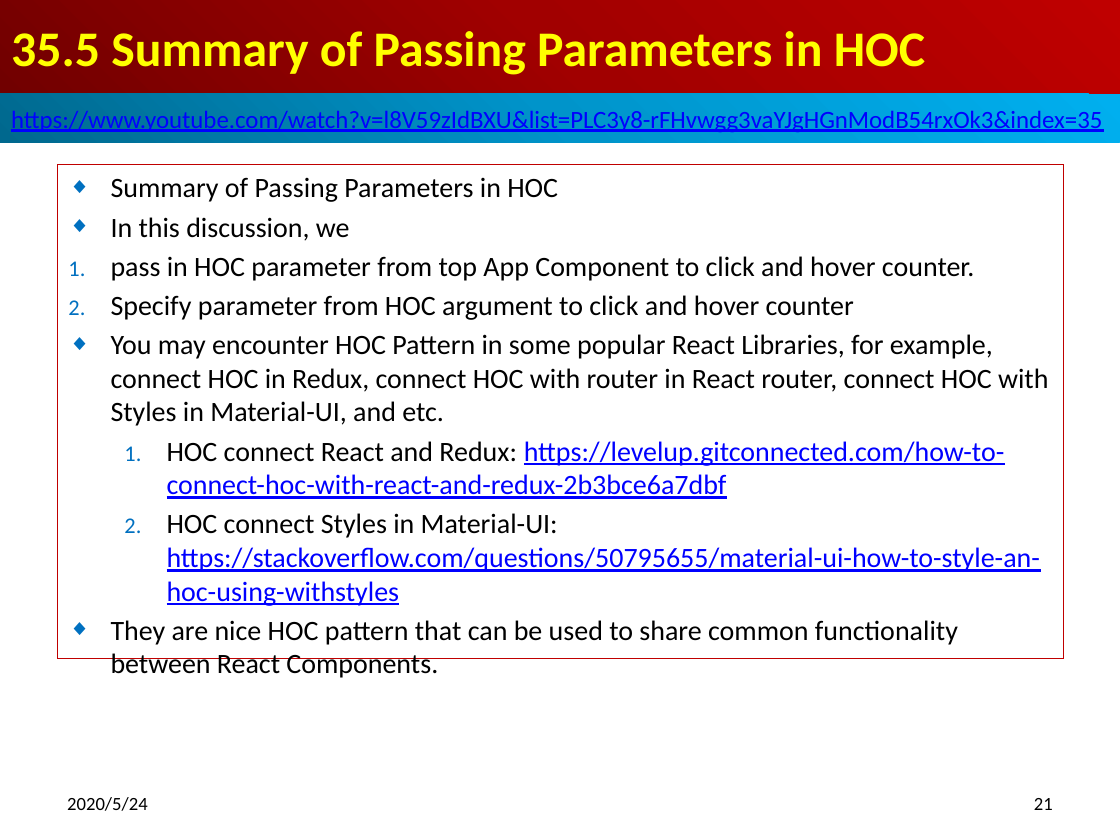
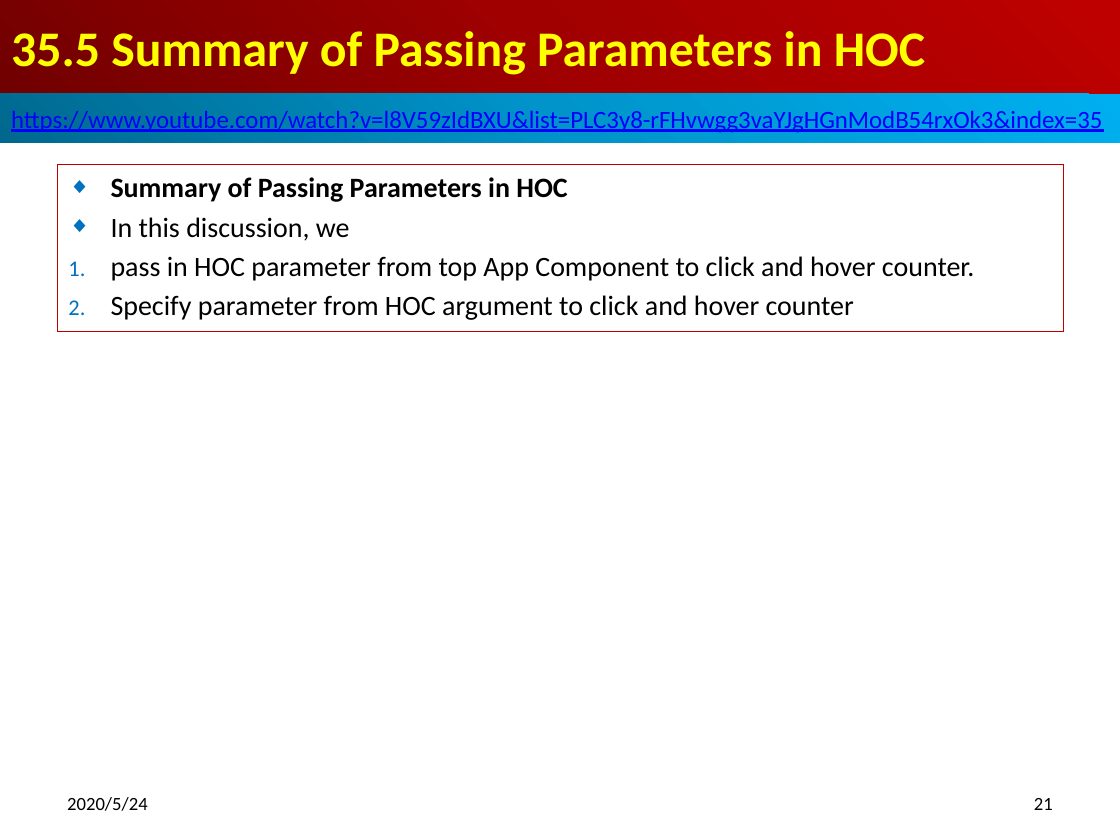
Before and after one commit to peterhchen/800-React-Hook, a slide deck: slide 21 of 35_HOC3.pptx. Drawn at 1120x840 pixels with LibreOffice and Linux fonts; fonts in the diff are those of the drawing. Boxes give left, top, right and bottom in pixels: in the first picture for what was removed or moved away, otherwise in the second. Text is boxed around its words. In the diff, an @@ line names an element or a change of style, - is before the commit and + after.

```diff
--- a/35_HOC3.pptx
+++ b/35_HOC3.pptx
@@ subtitle "Summary of Passing Parameters in ...": place and size @@
-subtitle "Summary of Passing Parameters in ..." at [57,165,1064,659]
+subtitle "Summary of Passing Parameters in ..." at [57,165,1064,333]
@@ subtitle at [111,177,567,202]: bold on in "Summary of Passing Parameters in HOC" @@
@@ subtitle at [111,334,1048,674]: paragraphs removed @@
-◆ You may encounter HOC Pattern in some popular React Libraries, for example, connect HOC in Redux, connect HOC with router in React router, connect HOC with Styles in Material-UI, and etc.
-  1. HOC connect React and Redux: https://levelup.gitconnected.com/how-to-connect-hoc-with-react-and-redux-2b3bce6a7dbf
-  2. HOC connect Styles in Material-UI: https://stackoverflow.com/questions/50795655/material-ui-how-to-style-an-hoc-using-withstyles
-◆ They are nice HOC pattern that can be used to share common functionality between React Components.
```
Also in this commit, not shown: 1 slide added.
